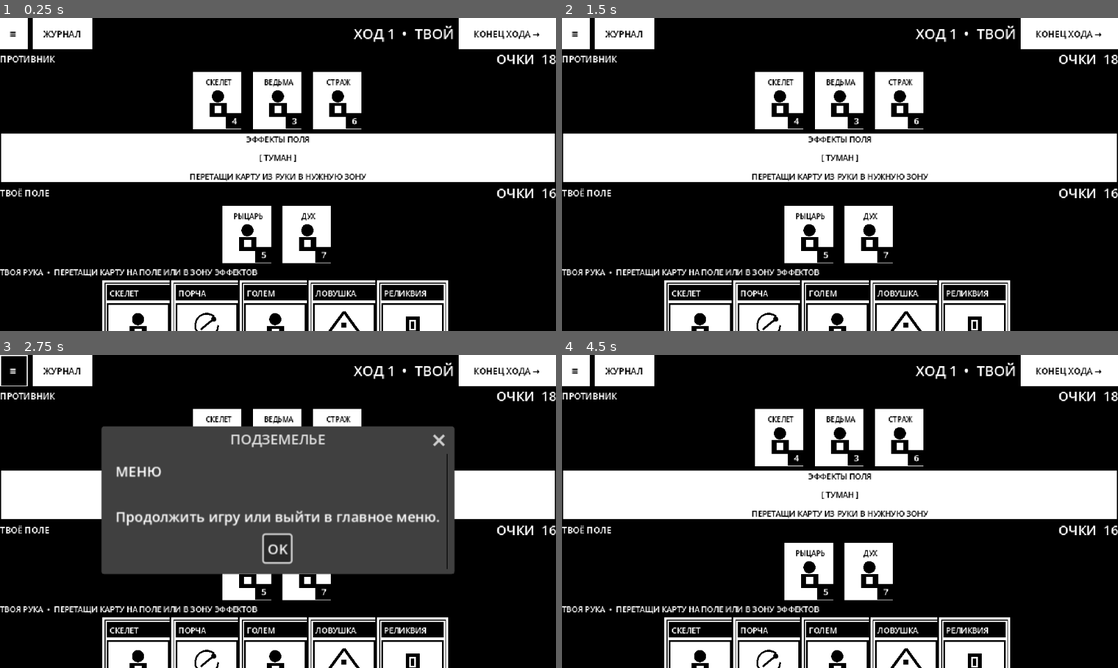
Above: before the commit, frames 1-4 (two rows, left to right).
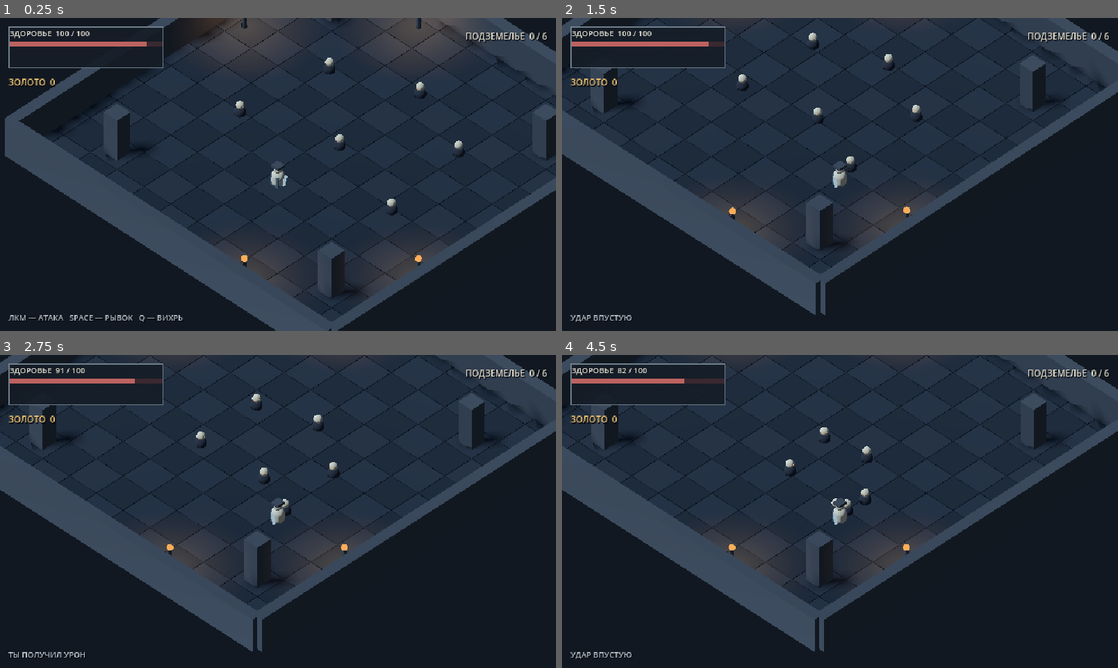
Above: after the commit, the same moments.

Repository: Blyaprint/new-1-bit-kuznya
Game: Godot game, scene res://scenes/action_rpg.tscn
The game is run twice, just before and just after one commit, with the same random seed, the same clock (stepped at 60 frames per second) and the same inputs. Before the commit the project starts from res://scenes/battlefield.tscn.
Inputs (mouse positions are in pixels of both pictures, inside the frame that each line leads up to):
- Up to frame 1 (0.25 s): no input
- Up to frame 2 (1.5 s): tap Enter at 0.5 s; move the mouse to (962, 158) at 0.52 s; hold D (move_right, bound only after the commit) 0.53-1.25 s; tap R at 0.6 s; click (962, 158) at 0.67 s; tap Space at 0.77 s; drag from (728, 190) to (812, 237) at 1.27 s
- Up to frame 3 (2.75 s): click (11, 370) at 2 s, where only the run before the commit has a clickable "≡"
- Up to frame 4 (4.5 s): click (840, 549) at 2.75 s, where only the run before the commit has a clickable "OK"; click (623, 370) at 3.5 s, where only the run before the commit has a clickable "ЖУРНАЛ"; click (840, 549) at 4.25 s, where only the run before the commit has a clickable "OK"

The runs differ from the first frame. In frame 1, 99% of the frame differs, in the area x 0-100%, y 0-100%; in frame 2, 99%; in frame 3, 95%; in frame 4, 99%.

Commit message:
Switch project entry point to isometric action RPG

Diff:
--- a/project.godot
+++ b/project.godot
@@ -1,11 +1,11 @@
-; Godot 4.6 project configuration — fresh 1-bit card battler.
+; Godot 4.6 — Isometric Pixel Action RPG vertical slice.
 
 config_version=5
 
 [application]
 
-config/name="1-Bit Dungeon Card Battler"
-run/main_scene="res://scenes/battlefield.tscn"
+config/name="Ashen Delve"
+run/main_scene="res://scenes/action_rpg.tscn"
 config/features=PackedStringArray("4.6", "GL Compatibility")
 
 [display]
@@ -14,13 +14,33 @@
 window/size/viewport_height=360
 window/size/window_width_override=1280
 window/size/window_height_override=720
-window/stretch/mode="canvas_items"
+window/stretch/mode="viewport"
+window/stretch/scale_mode="integer"
+
+[input]
+
+move_left={
+"deadzone": 0.2,
+"events": [Object(InputEventKey,"physical_keycode":65)]
+}
+move_right={
+"deadzone": 0.2,
+"events": [Object(InputEventKey,"physical_keycode":68)]
+}
+move_forward={
+"deadzone": 0.2,
+"events": [Object(InputEventKey,"physical_keycode":87)]
+}
+move_back={
+"deadzone": 0.2,
+"events": [Object(InputEventKey,"physical_keycode":83)]
+}
 
 [rendering]
 
 renderer/rendering_method="gl_compatibility"
 renderer/rendering_method.mobile="gl_compatibility"
 textures/default_filters/use_nearest_mipmap_filter=false
-2d/snap/snap_2d_transforms_to_pixel=true
-2d/snap/snap_2d_vertices_to_pixel=true
-environment/defaults/default_clear_color=Color(0, 0, 0, 1)
+textures/canvas_textures/default_texture_filter=0
+textures/default_filters/texture_filter=0
+environment/defaults/default_clear_color=Color(0.067, 0.094, 0.125, 1)
